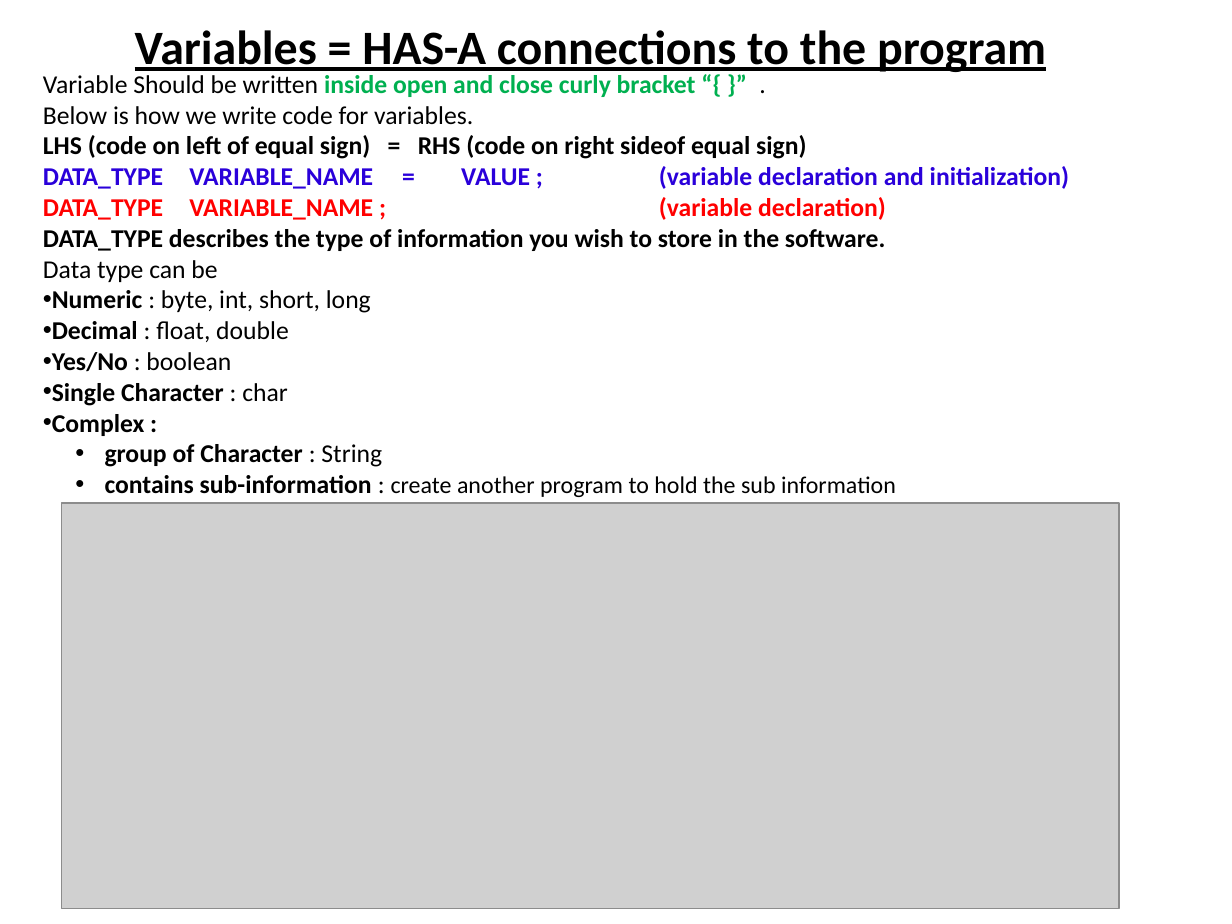
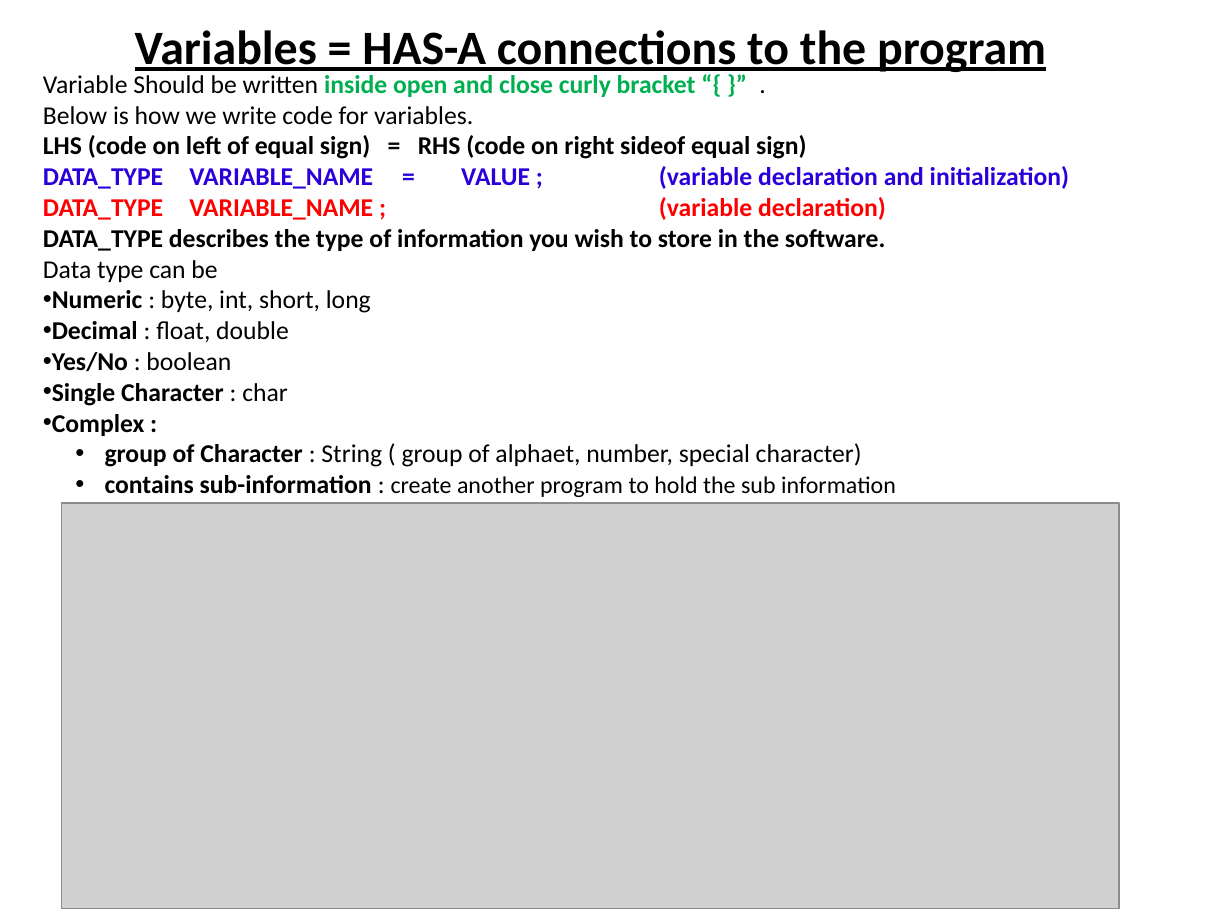
Before and after one commit to thinkcodegravity/dec24java, a slide deck: slide 2 of java_programming_rules.pptx. Drawn at 1232x924 pixels with LibreOffice and Linux fonts; fonts in the diff are those of the drawing; grey boxes stand for pictures. Boxes give left, top, right and bottom in pixels: in the first picture for what was removed or moved away, otherwise in the second. Text is boxed around its words. In the diff, an @@ line names an element or a change of style, - is before the commit and + after.

```diff
--- a/java_programming_rules.pptx
+++ b/java_programming_rules.pptx
@@ text at <box>105,443,862,467</box>: text changed; bold off @@
-  • group of Character : String
+  • group of Character : String ( group of alphaet, number, special character)
```
Also in this commit, not shown: 5 other files.
